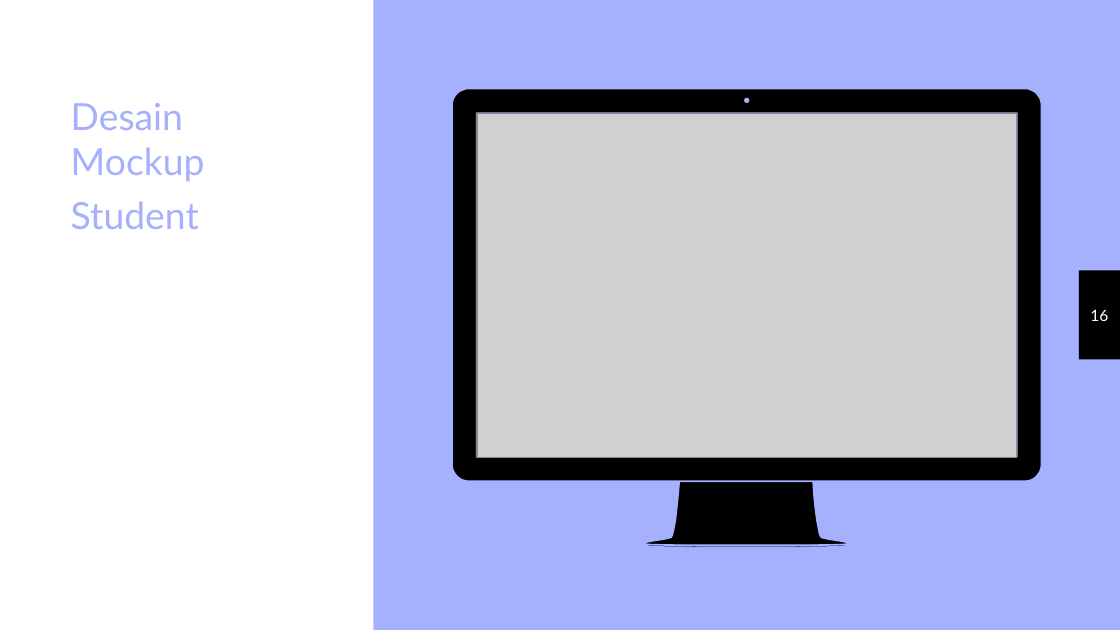
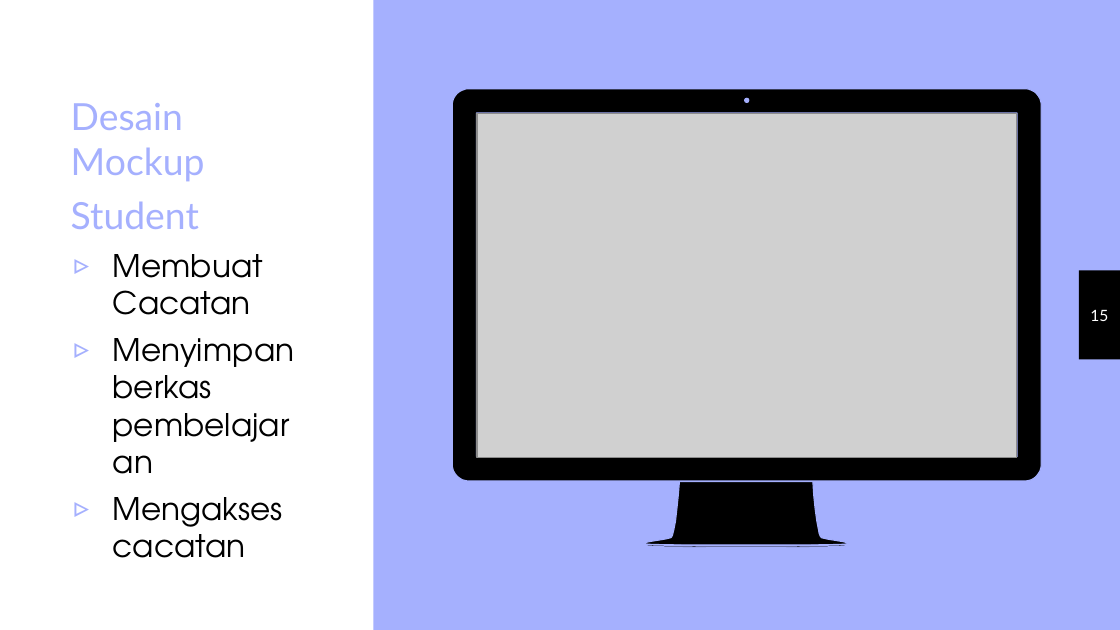
Before and after one commit to sdcilsy/leaver, a slide deck: slide 15 of Leaver.pptx (slide 16 before the commit). Drawn at 1120x630 pixels with LibreOffice and Linux fonts; fonts in the diff are those of the drawing; grey boxes stand for pictures. Boxes give left, top, right and bottom in pixels: in the first picture for what was removed or moved away, otherwise in the second. Text is boxed around its words. In the diff, an @@ line names an element or a change of style, - is before the commit and + after.

```diff
--- a/Leaver.pptx
+++ b/Leaver.pptx
@@ text at (113,254,295,558): paragraphs added @@
+▹ Membuat Cacatan
+▹ Menyimpan berkas pembelajaran
+▹ Mengakses cacatan
@@ page number at (1090,309,1108,321): text changed @@
-16
+15
```
Also in this commit, not shown: 1 other slide changed, 2 slides removed, 1 other file.
